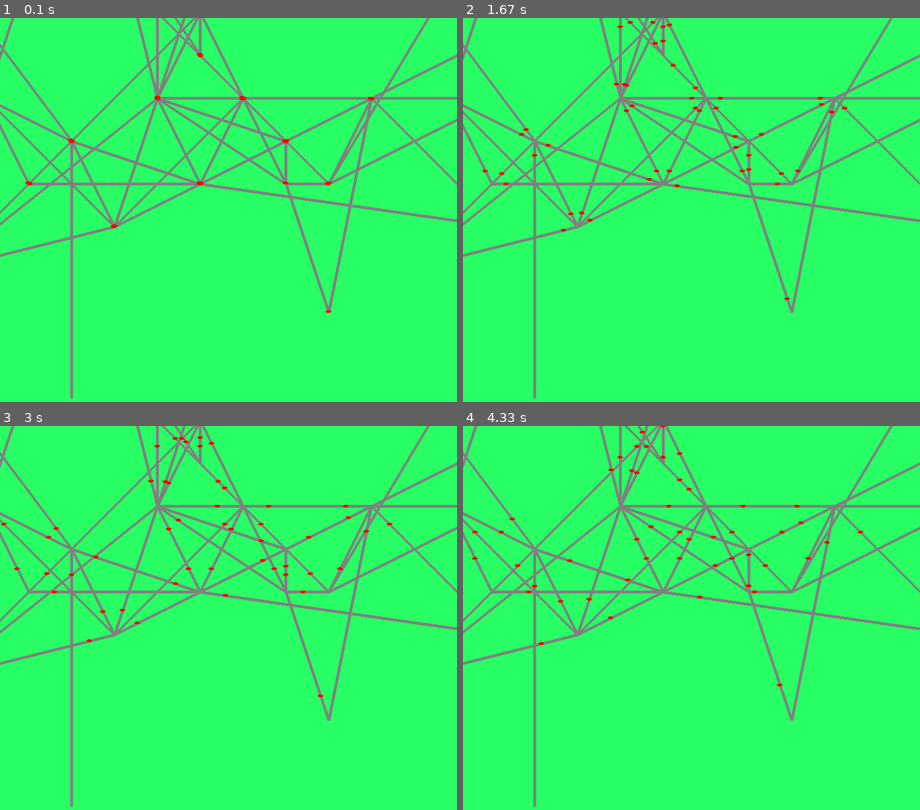
Above: before the commit, frames 1-4 (two rows, left to right).
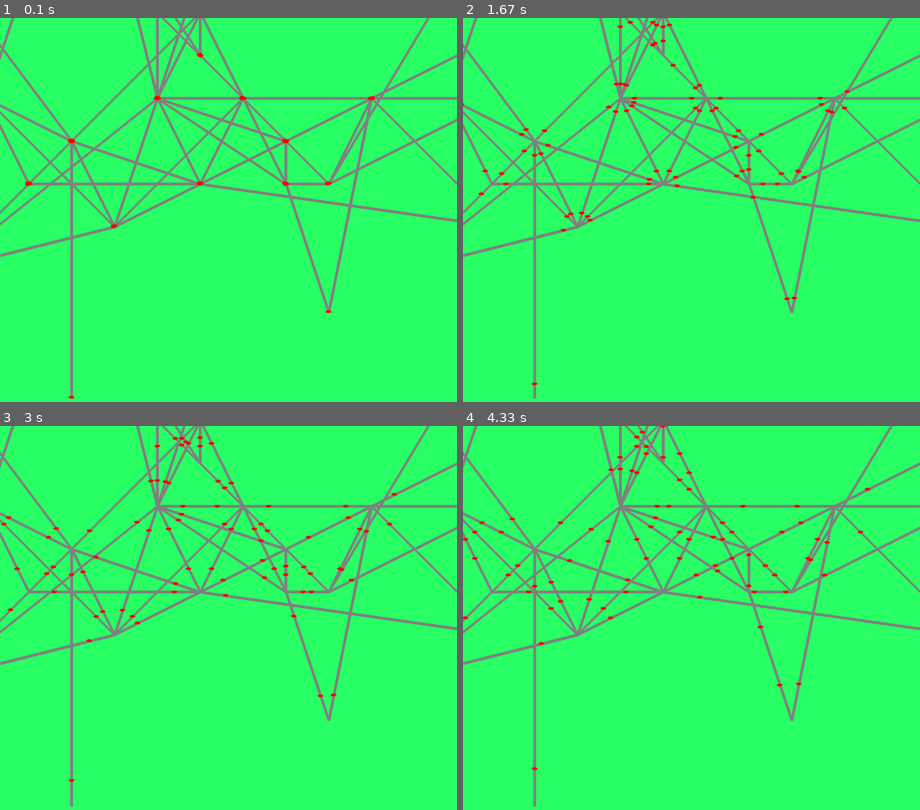
Above: after the commit, the same moments.

Repository: KESH726/Fractal-Project
Game: pygame game, started from src/citysimulation/city.py
Two runs of this game, one before a commit and one after it. Both use one fixed random seed, a clock stepped at 60 frames per second and the inputs below.
Inputs (mouse positions are in pixels of both pictures, inside the frame that each line leads up to):
- Up to frame 1 (0.1 s): no input
- Up to frame 2 (1.67 s): move the mouse to (673, 267) at 0.37 s; move the mouse to (549, 179) at 0.87 s; move the mouse to (700, 94) at 1.37 s
- Up to frame 3 (3 s): move the mouse to (214, 575) at 1.87 s; move the mouse to (347, 614) at 2.43 s; move the mouse to (324, 575) at 2.93 s
- Up to frame 4 (4.33 s): move the mouse to (709, 637) at 3.43 s; move the mouse to (622, 786) at 3.93 s

The runs differ from the first frame. In frame 1, less than 0.1% of the frame differs, in the area x 0-82%, y 0-100%; in frame 2, 0.2%; in frame 3, 0.2%; in frame 4, 0.2%, in the area x 0-90%, y 0-90%.

Commit message:
Car road switching

Diff:
--- a/src/citysimulation/city.py
+++ b/src/citysimulation/city.py
@@ -98,12 +98,13 @@
 
 
 class Car:
-    def __init__(self, current_road, speed=2):
+    def __init__(self, network, current_road, speed=2):
         self.current_road = current_road
         self.speed = speed
         self.pos = current_road.start_pos
         self.progress = 0  # 0 to 1, representing position along current road
         self.color = (255, 0, 0)  # Red car
+        self.network = network
 
     def draw(self, screen):
         pygame.draw.ellipse(screen, self.color, (self.pos[0]-10, self.pos[1]-5, 20, 10))
@@ -112,6 +113,7 @@
         self.progress += self.speed / self.current_road.get_length()
         if self.progress >= 1:
             self.progress = 1  # handle road switching later in pathfinding
+            self.switch_road()
 
         # Interpolate position
         start_x, start_y = self.current_road.start_pos
@@ -121,9 +123,26 @@
             start_y + (end_y - start_y) * self.progress
         )
 
-    def pathfinding(self):
-        pass
-
+    def switch_road(self):
+        roads = self.network.get_road_list(self.network)
+        match_roads = []
+        match_road_found = False
+
+        for road in roads:
+            if (road.start_pos == self.current_road.end_pos):
+                match_roads.append(road)
+                match_road_found = True
+
+        if match_road_found:
+            random_match_road = random.choice(match_roads)
+            self.current_road = random_match_road
+            self.pos = random_match_road.start_pos
+            self.progress = 0
+
+        if not match_road_found:
+            pass
+
+        # Find new ends
 
 class Building:
     def __init__(self, x, y, width, height):
@@ -207,14 +226,16 @@
         for road_coordinate in self.roads_coordinates:
             #print(road_coordinate)
             new_road = Road((road_coordinate[0]),(road_coordinate[1]))
+            new_reverse_road = Road((road_coordinate[1]),(road_coordinate[0]))
 
             # Only add roads to the network with a valid length (not 0)
             if new_road.get_length() != 0:
                 RoadNetwork._road_list.append(new_road)
+                RoadNetwork._road_list.append(new_reverse_road)
 
     def create_cars(self):
         for road in self._road_list:
-            new_car = Car(road, 0.5)
+            new_car = Car(RoadNetwork, road, 0.5)
             RoadNetwork._car_list.append(new_car)
 
     def create_buildings(self, building_count):
@@ -235,6 +256,15 @@
             car.draw(screen)
         for building in RoadNetwork._building_list:
             building.draw(screen)
+
+    def get_car_list(self):
+        return self._car_list
+
+    def get_road_list(self):
+        return self._road_list
+
+    def get_building_list(self):
+        return self._building_list
 
 
 def init_city(width, height, city_config):
